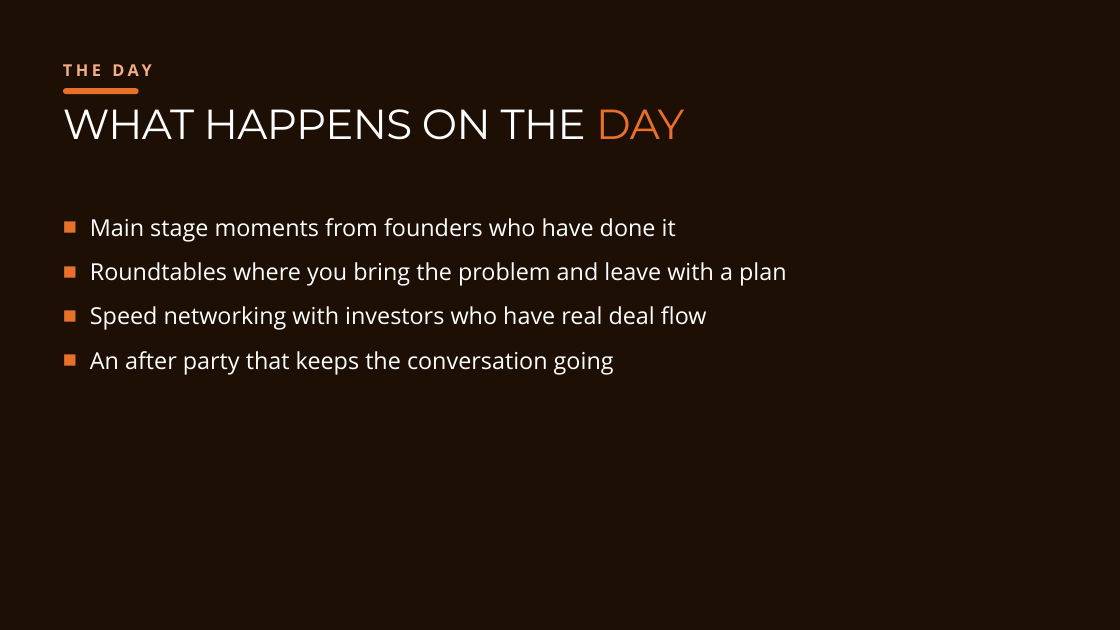
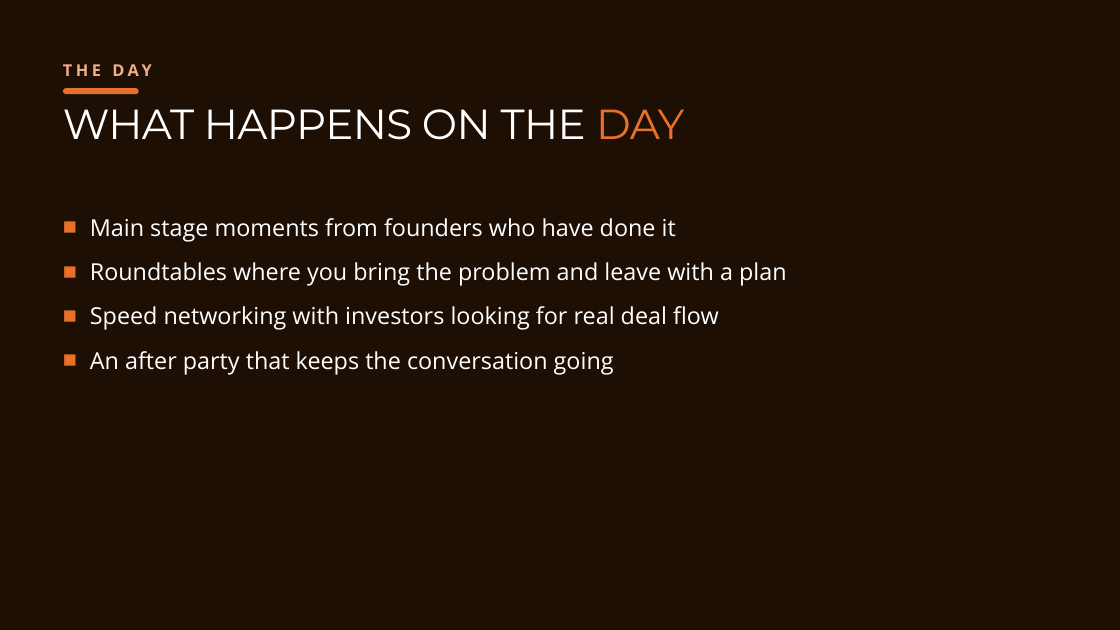
Before and after one commit to Climb-Group/Brand-System, a slide deck: slide 4 of templates/office/Climb27/powerpoint/Climb27_Presentation_16x9.potx. Drawn at 1120x630 pixels with LibreOffice and Linux fonts; fonts in the diff are those of the drawing; background and template pictures are left out. Boxes give left, top, right and bottom in pixels: in the first picture for what was removed or moved away, otherwise in the second. Text is boxed around its words. In the diff, an @@ line names an element or a change of style, - is before the commit and + after.

```diff
--- a/templates/office/Climb27/powerpoint/Climb27_Presentation_16x9.potx
+++ b/templates/office/Climb27/powerpoint/Climb27_Presentation_16x9.potx
@@ text at <box>90,306,719,330</box>: text changed @@
-■ Speed networking with investors who have real deal flow
+■ Speed networking with investors looking for real deal flow
```
Also in this commit, not shown: 1 other slide changed, 55 other files.
